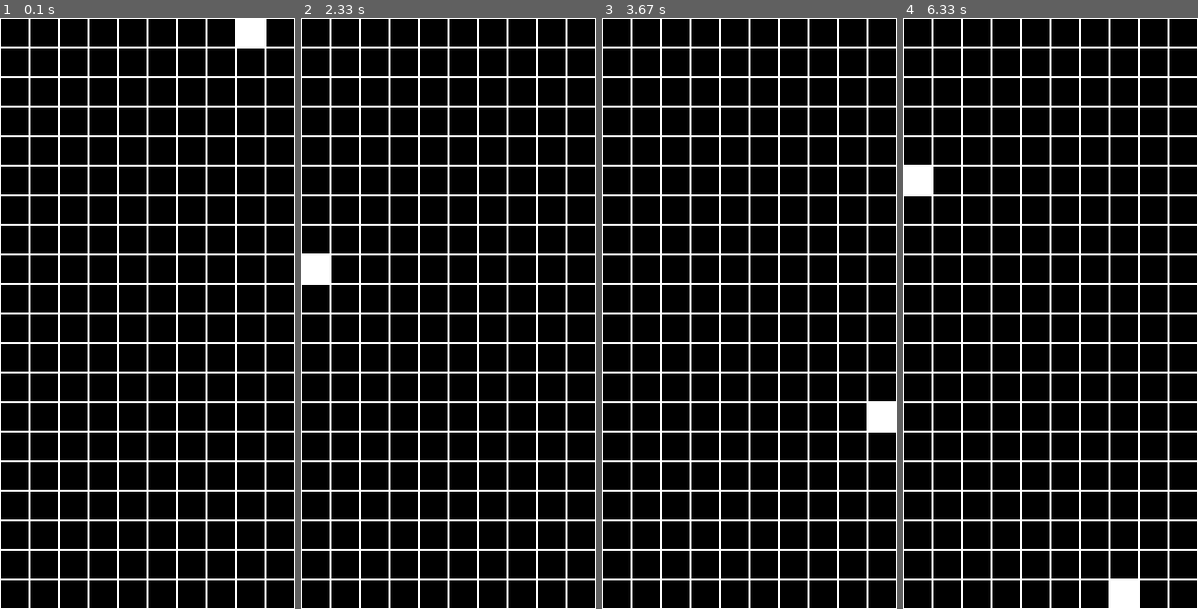
Above: before the commit, frames 1-4 (left to right).
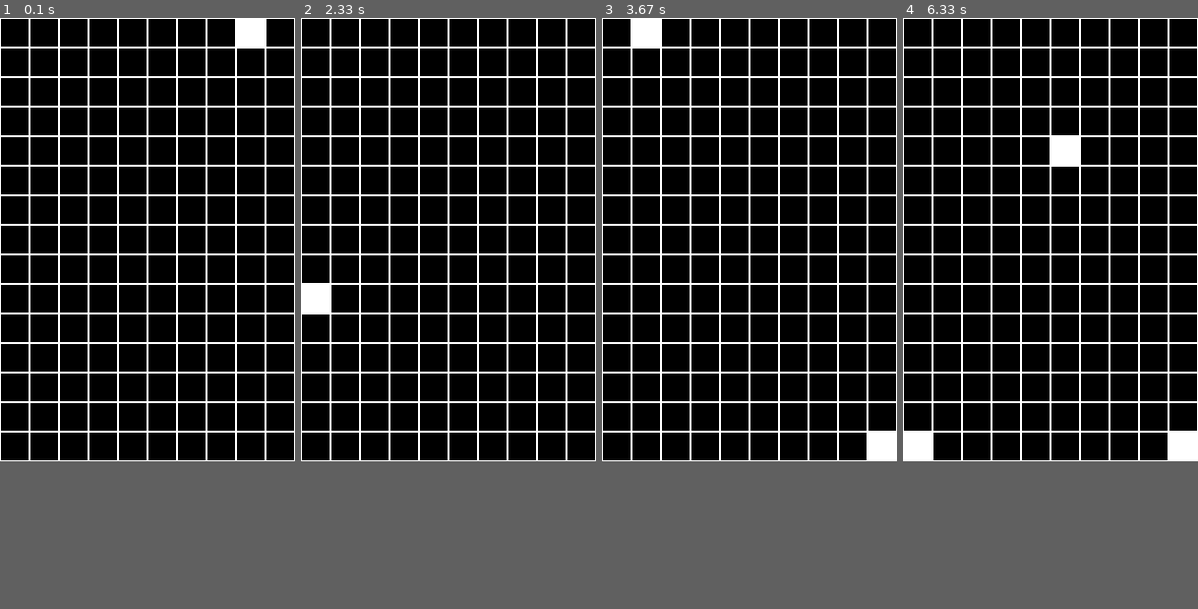
Above: after the commit, the same moments.

Repository: 7CreAtoR7/PyGame
Game: pygame game, started from Tetris/main.py
Two runs of this game, one before a commit and one after it. Both use one fixed random seed, a clock stepped at 60 frames per second and the inputs below.
Inputs:
- Up to frame 1 (0.1 s): no input
- Up to frame 2 (2.33 s): hold D 0.33-0.8 s; hold D 0.83-1.3 s; hold A 1.33-1.87 s; hold S 1.9-2.2 s; hold A from 2.23 s (still down)
- Up to frame 3 (3.67 s): release A at 2.63 s; hold D 2.67-3.3 s; hold S from 3.33 s (still down)
- Up to frame 4 (6.33 s): release S at 3.7 s; hold A 3.73-4.2 s; hold D 4.23-4.7 s; hold A 5.23-5.77 s; hold S 5.8-6.1 s; hold A from 6.13 s (still down)
In our replay, the window is 300x600 before the commit and 300x450 after it. These sizes can differ from the game's own. Grey fills any space a smaller window leaves; there, only what the larger window draws over its background counts as a difference.

The runs differ from the first frame. In frame 1, 3.2% of the frame differs, in the area x 0-100%, y 75-100%; in frame 2, 4.1%; in frame 3, 4.5%; in frame 4, 5.4%, in the area x 0-100%, y 20-100%.

Commit message:
Микро изменение

Diff:
--- a/Tetris/main.py
+++ b/Tetris/main.py
@@ -4,12 +4,12 @@
 
 
 class Tetris:
-    def __init__(self, width, height):
+    def __init__(self, width, height, cell_size):
         self.width = width
         self.height = height
         self.board = [[0] * width for _ in range(height)]
         self.current_figure = (None, None)
-        self.cell_size = 30
+        self.cell_size = cell_size
         self.score = 0
 
     def add_figure(self, figure_type=None):
@@ -56,7 +56,6 @@
             if all(self.board[-1]):
                 self.board[-1] = [0] * self.width
                 self.score += 100
-                print(self.score)
 
     def render(self, screen):
         screen.fill((0, 0, 0))
@@ -79,15 +78,15 @@
         score INTEGER
     )""")
 
-    tetris = Tetris(10, 20)
+    tetris = Tetris(10, 15, 30)
     tetris.add_figure()
 
     DEFAULT_SPEED = 10
-    INCREASED_SPEED = 40
+    INCREASED_SPEED = 50
 
     pygame.init()
     pygame.display.set_caption('Тетрис')
-    size = width, height = 300, 600
+    size = width, height = 300, 450
     screen = pygame.display.set_mode(size)
     clock = pygame.time.Clock()
     fps = 15
